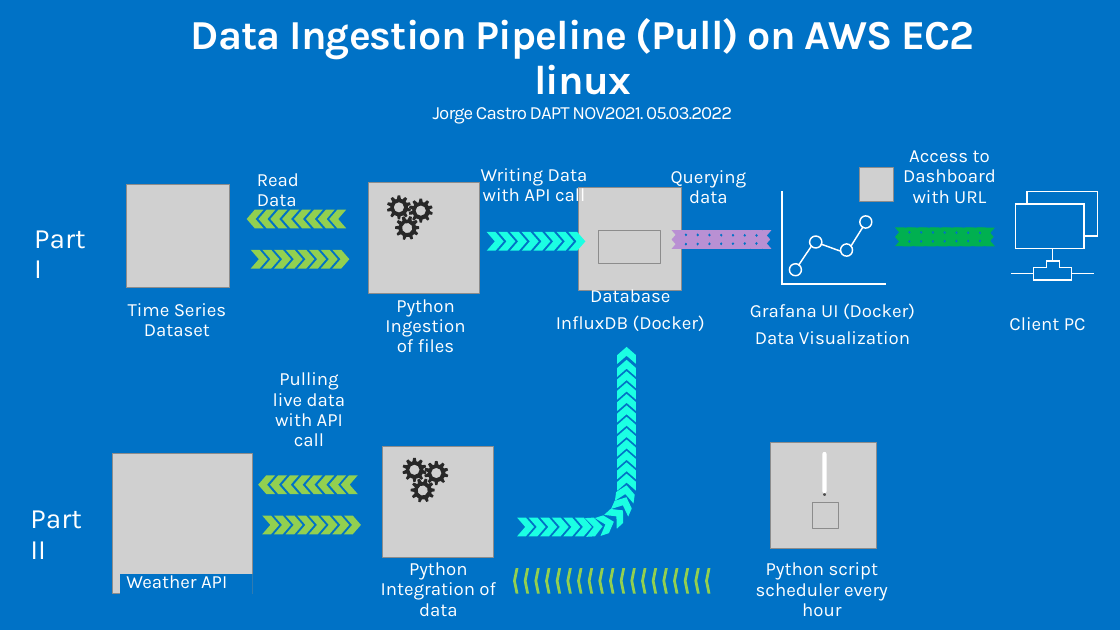
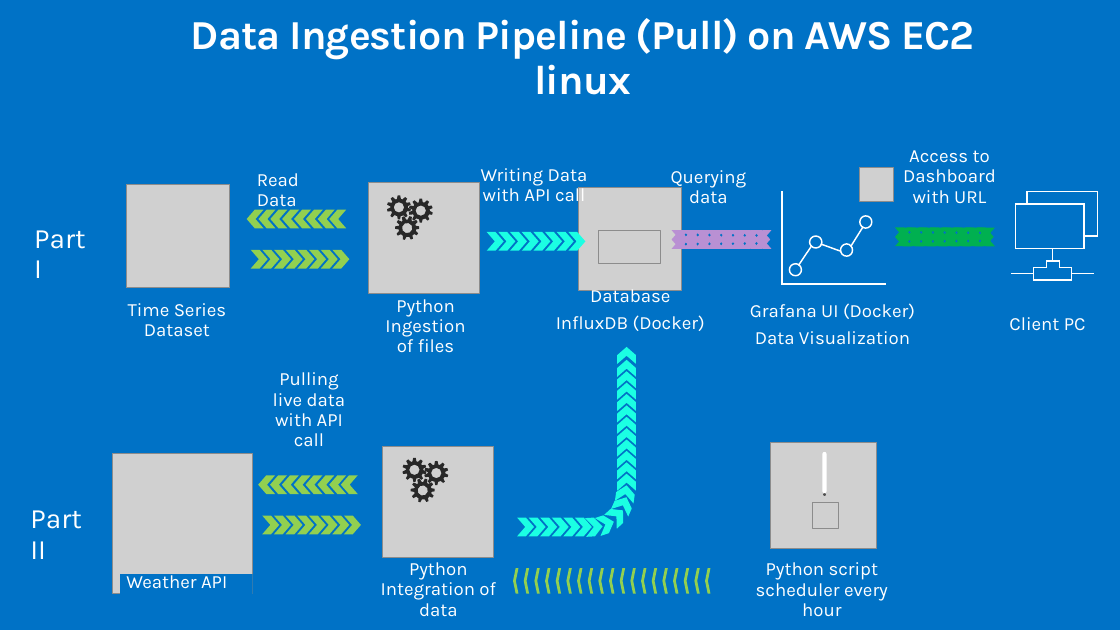
Before and after one commit to jecastrom/data_mid_bootcamp_project_classification, a slide deck: slide 4 of Mid-Bootcamp-Project-Deck-1.pptx (slide 5 before the commit). Drawn at 1120x630 pixels with LibreOffice and Linux fonts; fonts in the diff are those of the drawing; grey boxes stand for pictures; background and template pictures are left out. Boxes give left, top, right and bottom in pixels: in the first picture for what was removed or moved away, otherwise in the second. Text is boxed around its words. In the diff, an @@ line names an element or a change of style, - is before the commit and + after.

```diff
--- a/Mid-Bootcamp-Project-Deck-1.pptx
+++ b/Mid-Bootcamp-Project-Deck-1.pptx
@@ title at box(191, 18, 974, 95): text changed @@
-Data Ingestion Pipeline (Pull) on AWS EC2 linux
-Jorge Castro DAPT NOV2021. 05.03.2022
+Data Ingestion Pipeline (Pull) on AWS EC2 linux
```
Also in this commit, not shown: 2 other slides changed, 1 slide added, 4 slides removed.
